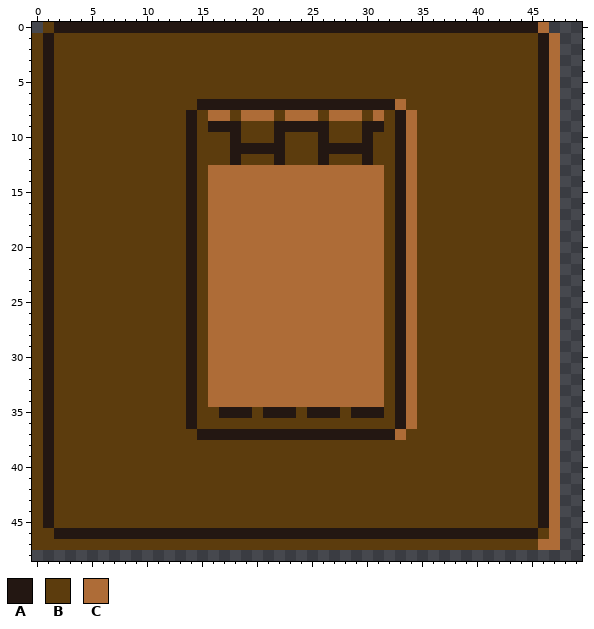
A pixel-art sprite gets an edit: assets/images/tilesets/tiles.png. The first picture shows the starting point.
The file is 64x64 pixels. Shown: x 0..49, y 0..48.
Palette (. is transparent): A #231712  B #5c3c0d  C #ae6c37
After:
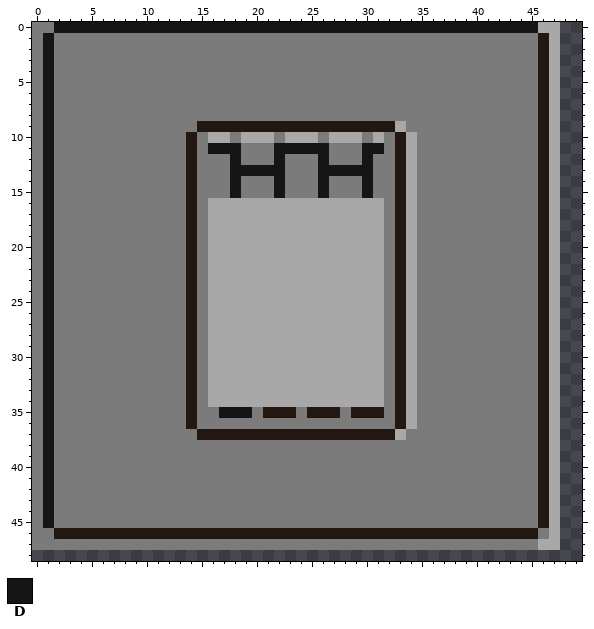
Colours new in this view: D #151515
Edits made:
@@ palette @@
-B #5c3c0d
+B #7b7b7b
-C #ae6c37
+C #a8a8a8
@@ x 0..49 @@
- 0 .BAAAAAAAAAAAAAAAAAAAAAAAAAAAAAAAAAAAAAAAAAAAAC...
- 1 BABBBBBBBBBBBBBBBBBBBBBBBBBBBBBBBBBBBBBBBBBBBBAC..
- 2 BABBBBBBBBBBBBBBBBBBBBBBBBBBBBBBBBBBBBBBBBBBBBAC..
- 3 BABBBBBBBBBBBBBBBBBBBBBBBBBBBBBBBBBBBBBBBBBBBBAC..
- 4 BABBBBBBBBBBBBBBBBBBBBBBBBBBBBBBBBBBBBBBBBBBBBAC..
- 5 BABBBBBBBBBBBBBBBBBBBBBBBBBBBBBBBBBBBBBBBBBBBBAC..
- 6 BABBBBBBBBBBBBBBBBBBBBBBBBBBBBBBBBBBBBBBBBBBBBAC..
- 7 BABBBBBBBBBBBBBAAAAAAAAAAAAAAAAAACBBBBBBBBBBBBAC..
- 8 BABBBBBBBBBBBBABCCBCCCBCCCBCCCBCBACBBBBBBBBBBBAC..
- 9 BABBBBBBBBBBBBABAAABBBAAAAABBBAABACBBBBBBBBBBBAC..
-10 BABBBBBBBBBBBBABBBABBBABBBABBBABBACBBBBBBBBBBBAC..
-11 BABBBBBBBBBBBBABBBAAAAABBBAAAAABBACBBBBBBBBBBBAC..
-12 BABBBBBBBBBBBBABBBABBBABBBABBBABBACBBBBBBBBBBBAC..
-13 BABBBBBBBBBBBBABCCCCCCCCCCCCCCCCBACBBBBBBBBBBBAC..
-14 BABBBBBBBBBBBBABCCCCCCCCCCCCCCCCBACBBBBBBBBBBBAC..
-15 BABBBBBBBBBBBBABCCCCCCCCCCCCCCCCBACBBBBBBBBBBBAC..
-16 BABBBBBBBBBBBBABCCCCCCCCCCCCCCCCBACBBBBBBBBBBBAC..
-17 BABBBBBBBBBBBBABCCCCCCCCCCCCCCCCBACBBBBBBBBBBBAC..
-18 BABBBBBBBBBBBBABCCCCCCCCCCCCCCCCBACBBBBBBBBBBBAC..
-19 BABBBBBBBBBBBBABCCCCCCCCCCCCCCCCBACBBBBBBBBBBBAC..
-20 BABBBBBBBBBBBBABCCCCCCCCCCCCCCCCBACBBBBBBBBBBBAC..
-21 BABBBBBBBBBBBBABCCCCCCCCCCCCCCCCBACBBBBBBBBBBBAC..
-22 BABBBBBBBBBBBBABCCCCCCCCCCCCCCCCBACBBBBBBBBBBBAC..
-23 BABBBBBBBBBBBBABCCCCCCCCCCCCCCCCBACBBBBBBBBBBBAC..
-24 BABBBBBBBBBBBBABCCCCCCCCCCCCCCCCBACBBBBBBBBBBBAC..
-25 BABBBBBBBBBBBBABCCCCCCCCCCCCCCCCBACBBBBBBBBBBBAC..
-26 BABBBBBBBBBBBBABCCCCCCCCCCCCCCCCBACBBBBBBBBBBBAC..
-27 BABBBBBBBBBBBBABCCCCCCCCCCCCCCCCBACBBBBBBBBBBBAC..
-28 BABBBBBBBBBBBBABCCCCCCCCCCCCCCCCBACBBBBBBBBBBBAC..
-29 BABBBBBBBBBBBBABCCCCCCCCCCCCCCCCBACBBBBBBBBBBBAC..
-30 BABBBBBBBBBBBBABCCCCCCCCCCCCCCCCBACBBBBBBBBBBBAC..
-31 BABBBBBBBBBBBBABCCCCCCCCCCCCCCCCBACBBBBBBBBBBBAC..
-32 BABBBBBBBBBBBBABCCCCCCCCCCCCCCCCBACBBBBBBBBBBBAC..
-33 BABBBBBBBBBBBBABCCCCCCCCCCCCCCCCBACBBBBBBBBBBBAC..
-34 BABBBBBBBBBBBBABCCCCCCCCCCCCCCCCBACBBBBBBBBBBBAC..
-35 BABBBBBBBBBBBBABBAAABAAABAAABAAABACBBBBBBBBBBBAC..
-36 BABBBBBBBBBBBBABBBBBBBBBBBBBBBBBBACBBBBBBBBBBBAC..
-37 BABBBBBBBBBBBBBAAAAAAAAAAAAAAAAAACBBBBBBBBBBBBAC..
-38 BABBBBBBBBBBBBBBBBBBBBBBBBBBBBBBBBBBBBBBBBBBBBAC..
-39 BABBBBBBBBBBBBBBBBBBBBBBBBBBBBBBBBBBBBBBBBBBBBAC..
-40 BABBBBBBBBBBBBBBBBBBBBBBBBBBBBBBBBBBBBBBBBBBBBAC..
-41 BABBBBBBBBBBBBBBBBBBBBBBBBBBBBBBBBBBBBBBBBBBBBAC..
-42 BABBBBBBBBBBBBBBBBBBBBBBBBBBBBBBBBBBBBBBBBBBBBAC..
-43 BABBBBBBBBBBBBBBBBBBBBBBBBBBBBBBBBBBBBBBBBBBBBAC..
-44 BABBBBBBBBBBBBBBBBBBBBBBBBBBBBBBBBBBBBBBBBBBBBAC..
-45 BABBBBBBBBBBBBBBBBBBBBBBBBBBBBBBBBBBBBBBBBBBBBAC..
+ 0 BBDDDDDDDDDDDDDDDDDDDDDDDDDDDDDDDDDDDDDDDDDDDDCC..
+ 1 BDBBBBBBBBBBBBBBBBBBBBBBBBBBBBBBBBBBBBBBBBBBBBAC..
+ 2 BDBBBBBBBBBBBBBBBBBBBBBBBBBBBBBBBBBBBBBBBBBBBBAC..
+ 3 BDBBBBBBBBBBBBBBBBBBBBBBBBBBBBBBBBBBBBBBBBBBBBAC..
+ 4 BDBBBBBBBBBBBBBBBBBBBBBBBBBBBBBBBBBBBBBBBBBBBBAC..
+ 5 BDBBBBBBBBBBBBBBBBBBBBBBBBBBBBBBBBBBBBBBBBBBBBAC..
+ 6 BDBBBBBBBBBBBBBBBBBBBBBBBBBBBBBBBBBBBBBBBBBBBBAC..
+ 7 BDBBBBBBBBBBBBBBBBBBBBBBBBBBBBBBBBBBBBBBBBBBBBAC..
+ 8 BDBBBBBBBBBBBBBBBBBBBBBBBBBBBBBBBBBBBBBBBBBBBBAC..
+ 9 BDBBBBBBBBBBBBBAAAAAAAAAAAAAAAAAACBBBBBBBBBBBBAC..
+10 BDBBBBBBBBBBBBABCCBCCCBCCCBCCCBCBACBBBBBBBBBBBAC..
+11 BDBBBBBBBBBBBBABDDDBBBDDDDDBBBDDBACBBBBBBBBBBBAC..
+12 BDBBBBBBBBBBBBABBBDBBBDBBBDBBBDBBACBBBBBBBBBBBAC..
+13 BDBBBBBBBBBBBBABBBDDDDDBBBDDDDDBBACBBBBBBBBBBBAC..
+14 BDBBBBBBBBBBBBABBBDBBBDBBBDBBBDBBACBBBBBBBBBBBAC..
+15 BDBBBBBBBBBBBBABBBDBBBDBBBDBBBDBBACBBBBBBBBBBBAC..
+16 BDBBBBBBBBBBBBABCCCCCCCCCCCCCCCCBACBBBBBBBBBBBAC..
+17 BDBBBBBBBBBBBBABCCCCCCCCCCCCCCCCBACBBBBBBBBBBBAC..
+18 BDBBBBBBBBBBBBABCCCCCCCCCCCCCCCCBACBBBBBBBBBBBAC..
+19 BDBBBBBBBBBBBBABCCCCCCCCCCCCCCCCBACBBBBBBBBBBBAC..
+20 BDBBBBBBBBBBBBABCCCCCCCCCCCCCCCCBACBBBBBBBBBBBAC..
+21 BDBBBBBBBBBBBBABCCCCCCCCCCCCCCCCBACBBBBBBBBBBBAC..
+22 BDBBBBBBBBBBBBABCCCCCCCCCCCCCCCCBACBBBBBBBBBBBAC..
+23 BDBBBBBBBBBBBBABCCCCCCCCCCCCCCCCBACBBBBBBBBBBBAC..
+24 BDBBBBBBBBBBBBABCCCCCCCCCCCCCCCCBACBBBBBBBBBBBAC..
+25 BDBBBBBBBBBBBBABCCCCCCCCCCCCCCCCBACBBBBBBBBBBBAC..
+26 BDBBBBBBBBBBBBABCCCCCCCCCCCCCCCCBACBBBBBBBBBBBAC..
+27 BDBBBBBBBBBBBBABCCCCCCCCCCCCCCCCBACBBBBBBBBBBBAC..
+28 BDBBBBBBBBBBBBABCCCCCCCCCCCCCCCCBACBBBBBBBBBBBAC..
+29 BDBBBBBBBBBBBBABCCCCCCCCCCCCCCCCBACBBBBBBBBBBBAC..
+30 BDBBBBBBBBBBBBABCCCCCCCCCCCCCCCCBACBBBBBBBBBBBAC..
+31 BDBBBBBBBBBBBBABCCCCCCCCCCCCCCCCBACBBBBBBBBBBBAC..
+32 BDBBBBBBBBBBBBABCCCCCCCCCCCCCCCCBACBBBBBBBBBBBAC..
+33 BDBBBBBBBBBBBBABCCCCCCCCCCCCCCCCBACBBBBBBBBBBBAC..
+34 BDBBBBBBBBBBBBABCCCCCCCCCCCCCCCCBACBBBBBBBBBBBAC..
+35 BDBBBBBBBBBBBBABBDDDBAAABAAABAAABACBBBBBBBBBBBAC..
+36 BDBBBBBBBBBBBBABBBBBBBBBBBBBBBBBBACBBBBBBBBBBBAC..
+37 BDBBBBBBBBBBBBBAAAAAAAAAAAAAAAAAACBBBBBBBBBBBBAC..
+38 BDBBBBBBBBBBBBBBBBBBBBBBBBBBBBBBBBBBBBBBBBBBBBAC..
+39 BDBBBBBBBBBBBBBBBBBBBBBBBBBBBBBBBBBBBBBBBBBBBBAC..
+40 BDBBBBBBBBBBBBBBBBBBBBBBBBBBBBBBBBBBBBBBBBBBBBAC..
+41 BDBBBBBBBBBBBBBBBBBBBBBBBBBBBBBBBBBBBBBBBBBBBBAC..
+42 BDBBBBBBBBBBBBBBBBBBBBBBBBBBBBBBBBBBBBBBBBBBBBAC..
+43 BDBBBBBBBBBBBBBBBBBBBBBBBBBBBBBBBBBBBBBBBBBBBBAC..
+44 BDBBBBBBBBBBBBBBBBBBBBBBBBBBBBBBBBBBBBBBBBBBBBAC..
+45 BDBBBBBBBBBBBBBBBBBBBBBBBBBBBBBBBBBBBBBBBBBBBBAC..
 46 BBAAAAAAAAAAAAAAAAAAAAAAAAAAAAAAAAAAAAAAAAAAAABC..
Where, in picture pixels (left, top, right, bottom), the same in both pictures:
changed: (32, 22, 560, 550)
